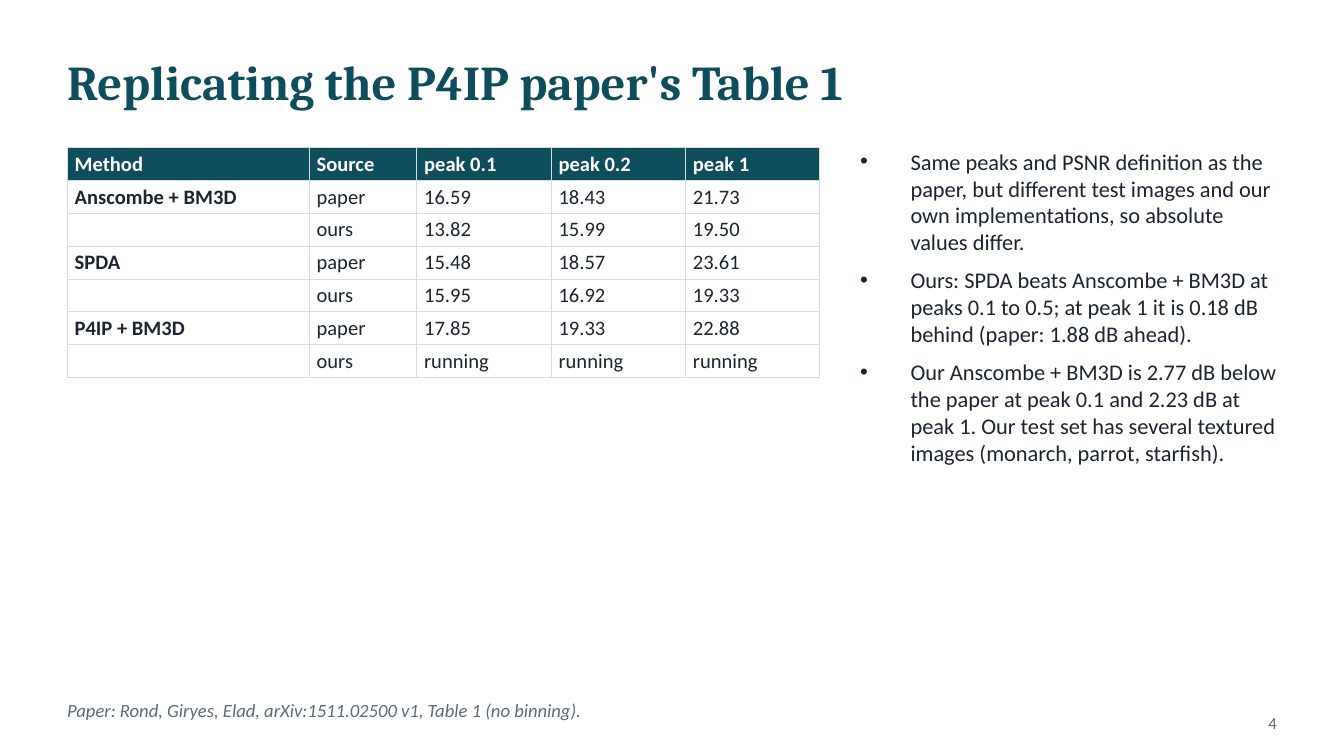
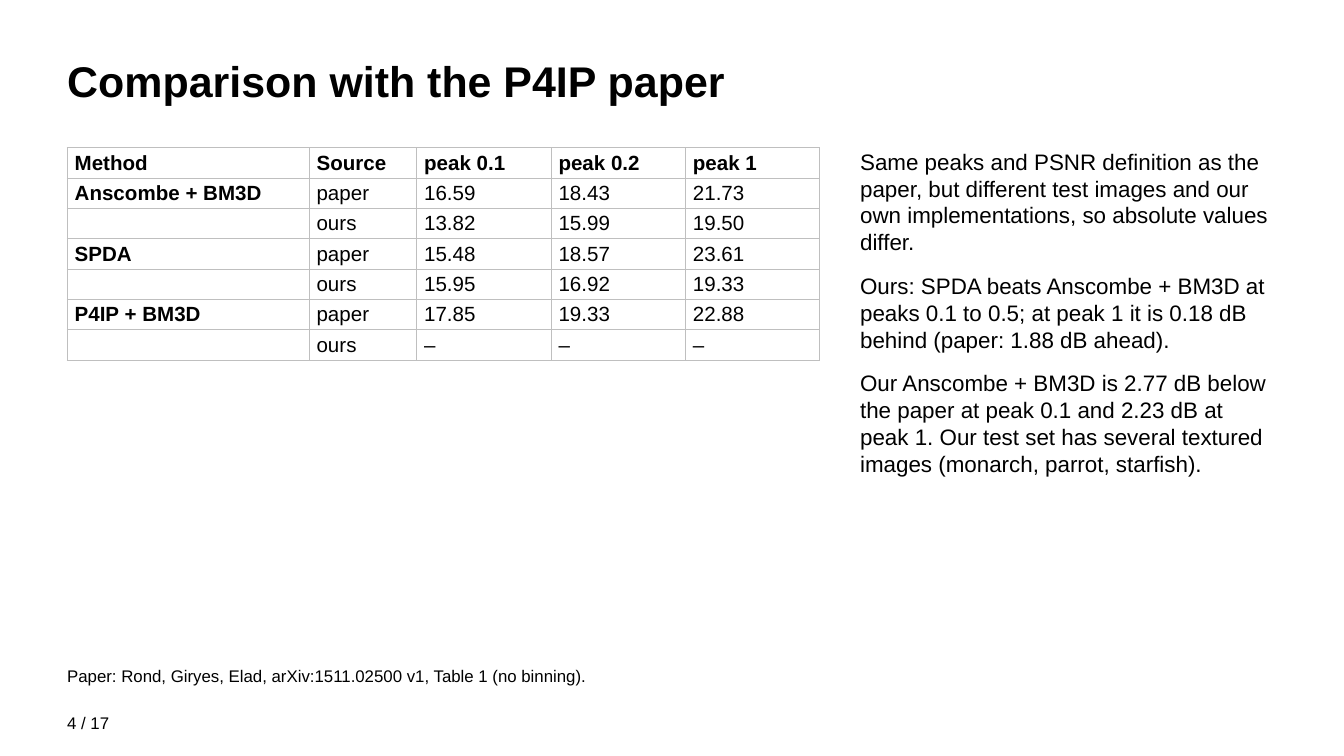
Before and after one commit to tarantulass/EE779-Poisson-Denoising, a slide deck: slide 4 of output/EE779_results.pptx. Drawn at 1344x756 pixels with LibreOffice and Linux fonts; fonts in the diff are those of the drawing. Boxes give left, top, right and bottom in pixels: in the first picture for what was removed or moved away, otherwise in the second. Text is boxed around its words. In the diff, an @@ line names an element or a change of style, - is before the commit and + after.

```diff
--- a/output/EE779_results.pptx
+++ b/output/EE779_results.pptx
@@ title at (67, 66, 725, 105): text changed; size 26 to 23 pt; font Cambria to Arial; text colour #0E4D5C to #000000 @@
-Replicating the P4IP paper's Table 1
+Comparison with the P4IP paper
@@ table at (67, 148, 820, 357) @@
-row 7:  | ours | running | running | running
+row 7:  | ours | – | – | –
@@ fill #0E4D5C to none in row 1 @@
@@ font Calibri to Arial @@
@@ text colour #FFFFFF to #000000 in "Method", "Source", "peak 0.1", "peak 0.2" and 1 more places @@
@@ text colour #1B2430 to #000000 in "Anscombe + BM3D", "paper", "16.59", "18.43" and 20 more places @@
@@ borders changed @@
@@ text "Same peaks and PSNR definition ..." at (860, 153, 1268, 477): font Calibri to Arial, text colour #1B2430 to #000000; bullet • to none; more space between paragraphs @@
@@ text "Paper: Rond, Giryes, Elad, arXiv:1511.02500 ...": place and size @@
-text "Paper: Rond, Giryes, Elad, arXiv:1511.02500 ..." at (67, 703, 581, 720)
+text "Paper: Rond, Giryes, Elad, arXiv:1511.02500 ..." at (67, 669, 585, 686)
@@ text "Paper: Rond, Giryes, Elad, arXiv:1511.02500 ..." at (67, 669, 585, 686): size 10 to 9 pt, font Calibri to Arial, text colour #5B6B7A to #000000, italic off @@
@@ text at (67, 717, 109, 729): text changed; font Calibri to Arial; text colour #5B6B7A to #000000 @@
-4
+4 / 17
```
Also in this commit, not shown: 15 other slides changed, 1 slide added, 1 slide removed.
